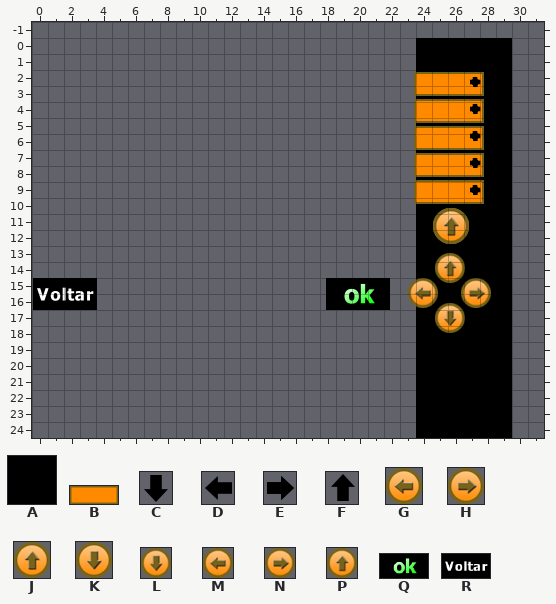
Two states of a Tiled map (JSON), tiled/gamePanel.json. The picture above was drawn from the file before the commit.
Cells are 16x16 px. Shown: x 0..31, y -1..24. The old version is drawn lined up with the new one.
Key: from "black": A 2; from "instructions": B 0 "instruction", C 1 "downInstruction", D 2 "leftInstruction", E 3 "rightInstruction", F 4 "upInstruction", G 11 "buttonLeft", H 12 "buttonRight", J 13 "buttonUp", K 14 "buttonDown", L 15 "directionButtonDown", M 16 "directionButtonLeft", N 17 "directionButtonRight", P 18 "directionButtonUp", Q 19 "ok", R 21 "goBack".
_ is an empty cell.
Objects are placed by their top-left corner, in cells (3,4 is the top-left corner of cell 3,4); size is 1x1 cell unless given.
Layer "background" before, first column x 0:
-1 ________________________________
 0 ________________________AAAAAA__
 1 ________________________AAAAAA__
 2 ________________________AAAAAA__
 3 ________________________AAAAAA__
 4 ________________________AAAAAA__
 5 ________________________AAAAAA__
 6 ________________________AAAAAA__
 7 ________________________AAAAAA__
 8 ________________________AAAAAA__
 9 ________________________AAAAAA__
10 ________________________AAAAAA__
11 ________________________AAAAAA__
12 ________________________AAAAAA__
13 ________________________AAAAAA__
14 ________________________AAAAAA__
15 ________________________AAAAAA__
16 ________________________AAAAAA__
17 ________________________AAAAAA__
18 ________________________AAAAAA__
19 ________________________AAAAAA__
20 ________________________AAAAAA__
21 ________________________AAAAAA__
22 ________________________AAAAAA__
23 ________________________AAAAAA__
24 ________________________AAAAAA__
Objects on layer "buttons" before:
Q "okButton" at 18.4,15 size 4x2
R "goBackButton" at 0.1,15 size 4x2
Objects on layer "instructions" before:
B "instruction" at 23.9,2.1 size 4.4x1.5
B "instruction" at 23.9,3.8 size 4.4x1.5
B "instruction" at 23.9,5.5 size 4.4x1.5
B "instruction" at 23.9,7.2 size 4.4x1.5
B "instruction" at 23.9,8.9 size 4.4x1.5
Objects on layer "directions" before:
P "directionUp" at 25.2,13.4 size 1.9x1.9
M "directionLeft" at 23.5,15 size 1.9x1.9
N "directionRight" at 26.8,15 size 1.9x1.9
L "directionDown" at 25.2,16.6 size 1.9x1.9
Objects on layer "stepsButton" before:
G "leftStepsButton" at 25.1,10.6 size 2.2x2.2
K "downStepsButton" at 25.1,10.6 size 2.2x2.2
H "rightStepsButton" at 25.1,10.6 size 2.2x2.2
J "upStepsButton" at 25.1,10.6 size 2.2x2.2
Objects on layer "rightArrows" before:
E "rightInstruction" at 27.3,2.4 size 0.8x0.8
E "rightInstruction" at 27.3,4.1 size 0.8x0.8
E "rightInstruction" at 27.3,5.8 size 0.8x0.8
E "rightInstruction" at 27.3,7.4 size 0.8x0.8
E "rightInstruction" at 27.3,9.1 size 0.8x0.8
Objects on layer "leftArrows" before:
D "leftInstruction" at 27.3,2.4 size 0.8x0.8
D "leftInstruction" at 27.3,4.1 size 0.8x0.8
D "leftInstruction" at 27.3,5.8 size 0.8x0.8
D "leftInstruction" at 27.3,7.4 size 0.8x0.8
D "leftInstruction" at 27.3,9.1 size 0.8x0.8
Objects on layer "upArrows" before:
F "upInstruction" at 27.3,2.4 size 0.8x0.8
F "upInstruction" at 27.3,4.1 size 0.8x0.8
F "upInstruction" at 27.3,5.8 size 0.8x0.8
F "upInstruction" at 27.3,7.4 size 0.8x0.8
F "upInstruction" at 27.3,9.1 size 0.8x0.8
Objects on layer "downArrows" before:
C "downInstruction" at 27.3,2.4 size 0.8x0.8
C "downInstruction" at 27.3,4.1 size 0.8x0.8
C "downInstruction" at 27.3,5.8 size 0.8x0.8
C "downInstruction" at 27.3,7.4 size 0.8x0.8
C "downInstruction" at 27.3,9.1 size 0.8x0.8
Once edited:
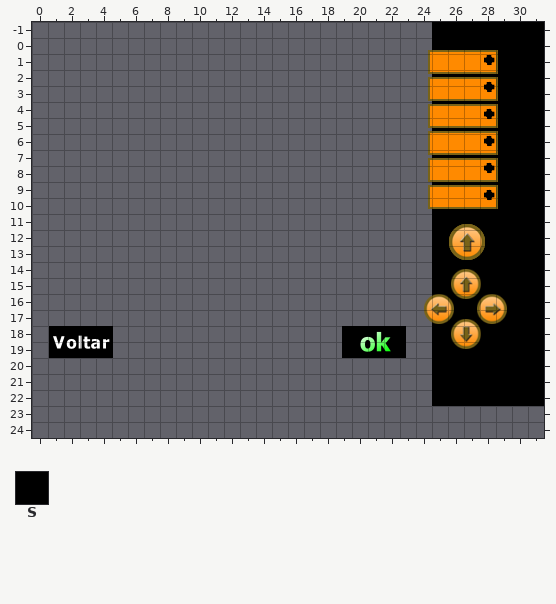
Further tiles: from "black": S 0.
Changes in this commit:
Changed rows in their new state; . is an unchanged cell.
map size 30x25 -> 32x23 cells
Layer "background":
first column x 24:
 0 _SSSSSSS
 1 _SSSSSSS
 2 _SSSSSSS
 3 _SSSSSSS
 4 _SSSSSSS
 5 _SSSSSSS
 6 _SSSSSSS
 7 _SSSSSSS
 8 _SSSSSSS
 9 _SSSSSSS
10 _SSSSSSS
11 _SSSSSSS
12 _SSSSSSS
13 _SSSSSSS
14 _SSSSSSS
15 _SSSSSSS
16 _SSSSSSS
17 _SSSSSSS
18 _SSSSSSS
19 _SSSSSSS
20 _SSS.SSS
21 _....SSS
22 _....SSS
23 ______..
24 ______..
Layer "buttons":
changed: Q "okButton" at 18.4,15 size 4x2 -> Q "okButton" at 19.4,18 size 4x2
changed: R "goBackButton" at 0.1,15 size 4x2 -> R "goBackButton" at 1.1,18 size 4x2
Layer "instructions":
changed: B "instruction" at 23.9,2.1 size 4.4x1.5 -> B "instruction" at 24.8,2.4 size 4.4x1.5
changed: B "instruction" at 23.9,3.8 size 4.4x1.5 -> B "instruction" at 24.8,4.1 size 4.4x1.5
changed: B "instruction" at 23.9,5.5 size 4.4x1.5 -> B "instruction" at 24.8,5.8 size 4.4x1.5
changed: B "instruction" at 23.9,7.2 size 4.4x1.5 -> B "instruction" at 24.8,7.5 size 4.4x1.5
changed: B "instruction" at 23.9,8.9 size 4.4x1.5 -> B "instruction" at 24.8,9.2 size 4.4x1.5
added: B "instruction" at 24.8,0.8 size 4.4x1.5
Layer "directions":
changed: P "directionUp" at 25.2,13.4 size 1.9x1.9 -> P "directionUp" at 26.2,14.4 size 1.9x1.9
changed: M "directionLeft" at 23.5,15 size 1.9x1.9 -> M "directionLeft" at 24.5,16 size 1.9x1.9
changed: N "directionRight" at 26.8,15 size 1.9x1.9 -> N "directionRight" at 27.8,16 size 1.9x1.9
changed: L "directionDown" at 25.2,16.6 size 1.9x1.9 -> L "directionDown" at 26.2,17.6 size 1.9x1.9
Layer "stepsButton":
changed: G "leftStepsButton" at 25.1,10.6 size 2.2x2.2 -> G "leftStepsButton" at 26.1,11.6 size 2.2x2.2
changed: K "downStepsButton" at 25.1,10.6 size 2.2x2.2 -> K "downStepsButton" at 26.1,11.6 size 2.2x2.2
changed: H "rightStepsButton" at 25.1,10.6 size 2.2x2.2 -> H "rightStepsButton" at 26.1,11.6 size 2.2x2.2
changed: J "upStepsButton" at 25.1,10.6 size 2.2x2.2 -> J "upStepsButton" at 26.1,11.6 size 2.2x2.2
Layer "rightArrows":
changed: E "rightInstruction" at 27.3,2.4 size 0.8x0.8 -> E "rightInstruction" at 28.2,2.7 size 0.8x0.8
changed: E "rightInstruction" at 27.3,4.1 size 0.8x0.8 -> E "rightInstruction" at 28.2,4.4 size 0.8x0.8
changed: E "rightInstruction" at 27.3,5.8 size 0.8x0.8 -> E "rightInstruction" at 28.2,6.1 size 0.8x0.8
changed: E "rightInstruction" at 27.3,7.4 size 0.8x0.8 -> E "rightInstruction" at 28.2,7.8 size 0.8x0.8
changed: E "rightInstruction" at 27.3,9.1 size 0.8x0.8 -> E "rightInstruction" at 28.2,9.4 size 0.8x0.8
added: E "rightInstruction" at 28.2,1 size 0.8x0.8
Layer "leftArrows":
changed: D "leftInstruction" at 27.3,2.4 size 0.8x0.8 -> D "leftInstruction" at 28.2,2.7 size 0.8x0.8
changed: D "leftInstruction" at 27.3,4.1 size 0.8x0.8 -> D "leftInstruction" at 28.2,4.4 size 0.8x0.8
changed: D "leftInstruction" at 27.3,5.8 size 0.8x0.8 -> D "leftInstruction" at 28.2,6.1 size 0.8x0.8
changed: D "leftInstruction" at 27.3,7.4 size 0.8x0.8 -> D "leftInstruction" at 28.2,7.8 size 0.8x0.8
changed: D "leftInstruction" at 27.3,9.1 size 0.8x0.8 -> D "leftInstruction" at 28.2,9.4 size 0.8x0.8
added: D "leftInstruction" at 28.2,1 size 0.8x0.8
Layer "upArrows":
changed: F "upInstruction" at 27.3,2.4 size 0.8x0.8 -> F "upInstruction" at 28.2,2.7 size 0.8x0.8
changed: F "upInstruction" at 27.3,4.1 size 0.8x0.8 -> F "upInstruction" at 28.2,4.4 size 0.8x0.8
changed: F "upInstruction" at 27.3,5.8 size 0.8x0.8 -> F "upInstruction" at 28.2,6.1 size 0.8x0.8
changed: F "upInstruction" at 27.3,7.4 size 0.8x0.8 -> F "upInstruction" at 28.2,7.8 size 0.8x0.8
changed: F "upInstruction" at 27.3,9.1 size 0.8x0.8 -> F "upInstruction" at 28.2,9.4 size 0.8x0.8
added: F "upInstruction" at 28.2,1 size 0.8x0.8
Layer "downArrows":
changed: C "downInstruction" at 27.3,2.4 size 0.8x0.8 -> C "downInstruction" at 28.2,2.7 size 0.8x0.8
changed: C "downInstruction" at 27.3,4.1 size 0.8x0.8 -> C "downInstruction" at 28.2,4.4 size 0.8x0.8
changed: C "downInstruction" at 27.3,5.8 size 0.8x0.8 -> C "downInstruction" at 28.2,6.1 size 0.8x0.8
changed: C "downInstruction" at 27.3,7.4 size 0.8x0.8 -> C "downInstruction" at 28.2,7.8 size 0.8x0.8
changed: C "downInstruction" at 27.3,9.1 size 0.8x0.8 -> C "downInstruction" at 28.2,9.4 size 0.8x0.8
added: C "downInstruction" at 28.2,1 size 0.8x0.8
